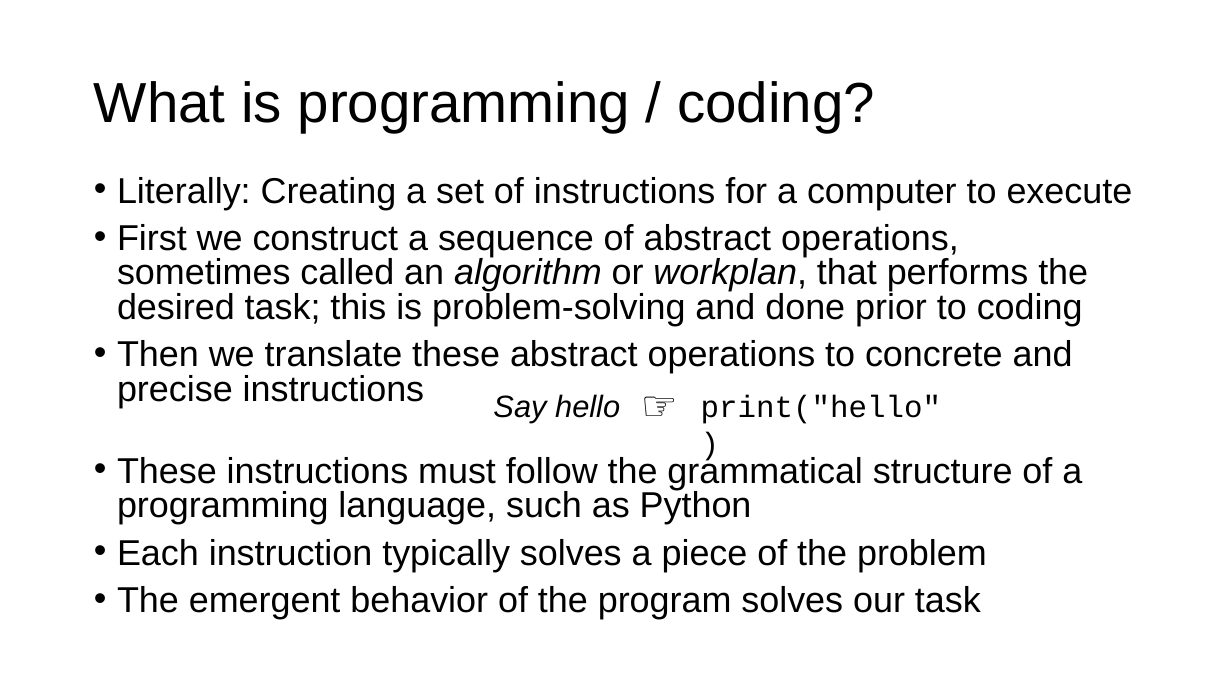
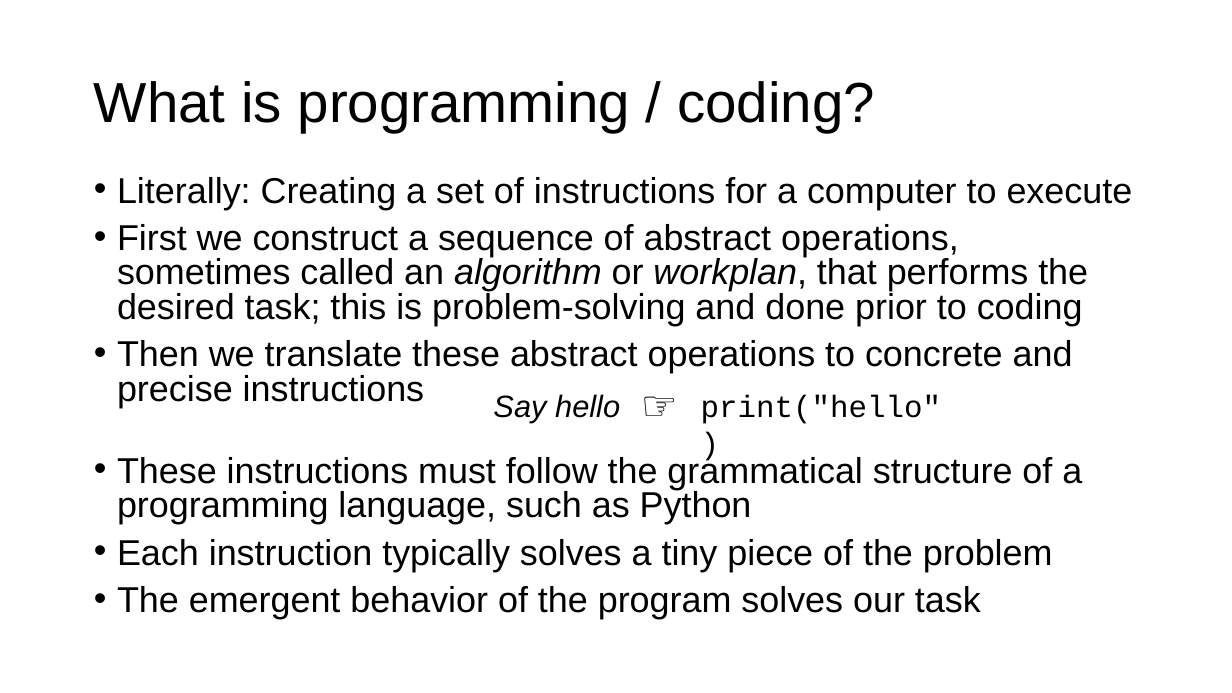
Before and after one commit to parrt/msds501, a slide deck: slide 2 of slides/intro-programming.pptx. Drawn at 1232x693 pixels with LibreOffice and Linux fonts; fonts in the diff are those of the drawing; background and template pictures are left out. Boxes give left, top, right and bottom in pixels: in the first picture for what was removed or moved away, otherwise in the second. Text is boxed around its words. In the diff, an @@ line names an element or a change of style, - is before the commit and + after.

```diff
--- a/slides/intro-programming.pptx
+++ b/slides/intro-programming.pptx
@@ text at (117,539,1053,572): text changed @@
-• Each instruction typically solves a piece of the problem
+• Each instruction typically solves a tiny piece of the problem
```
Also in this commit, not shown: 4 other slides changed, 1 slide added, 3 other files.
